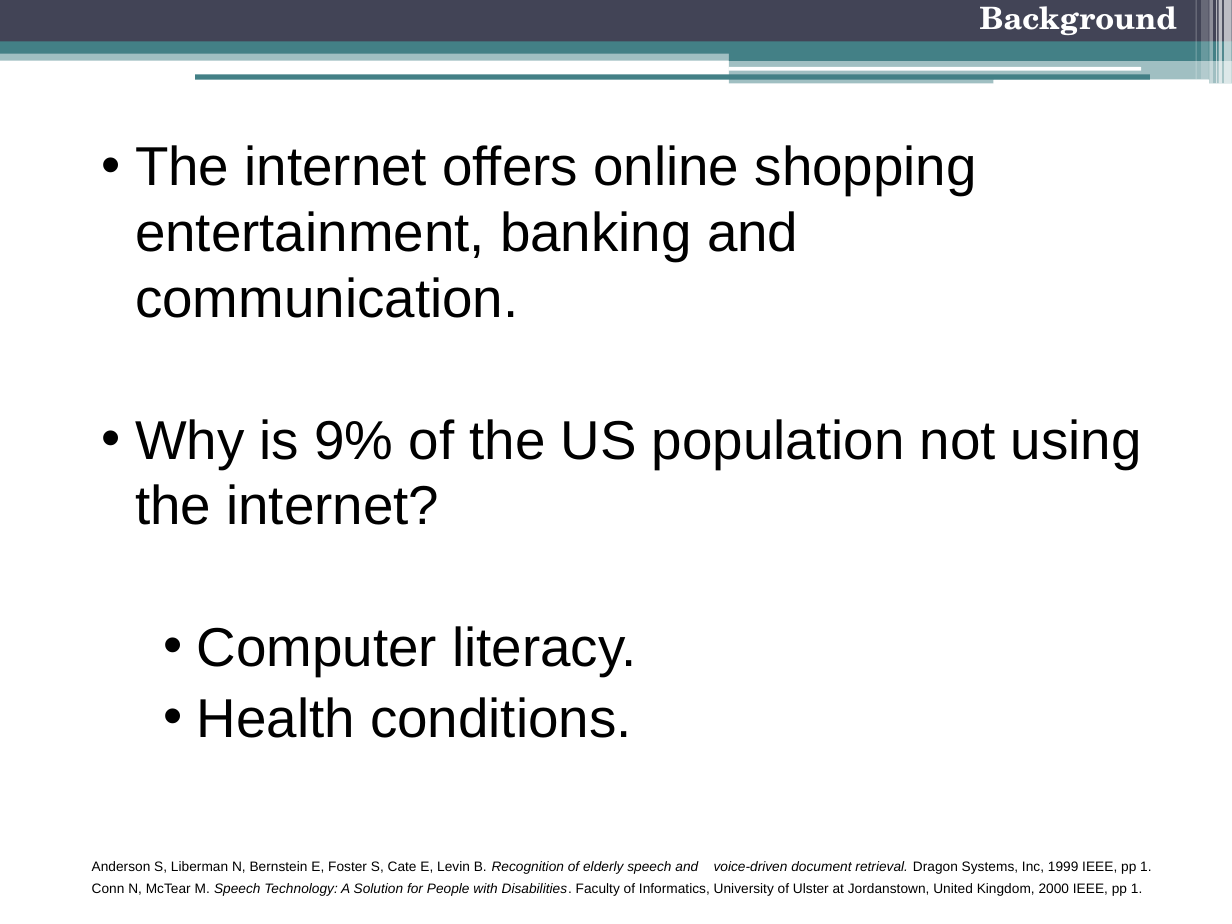
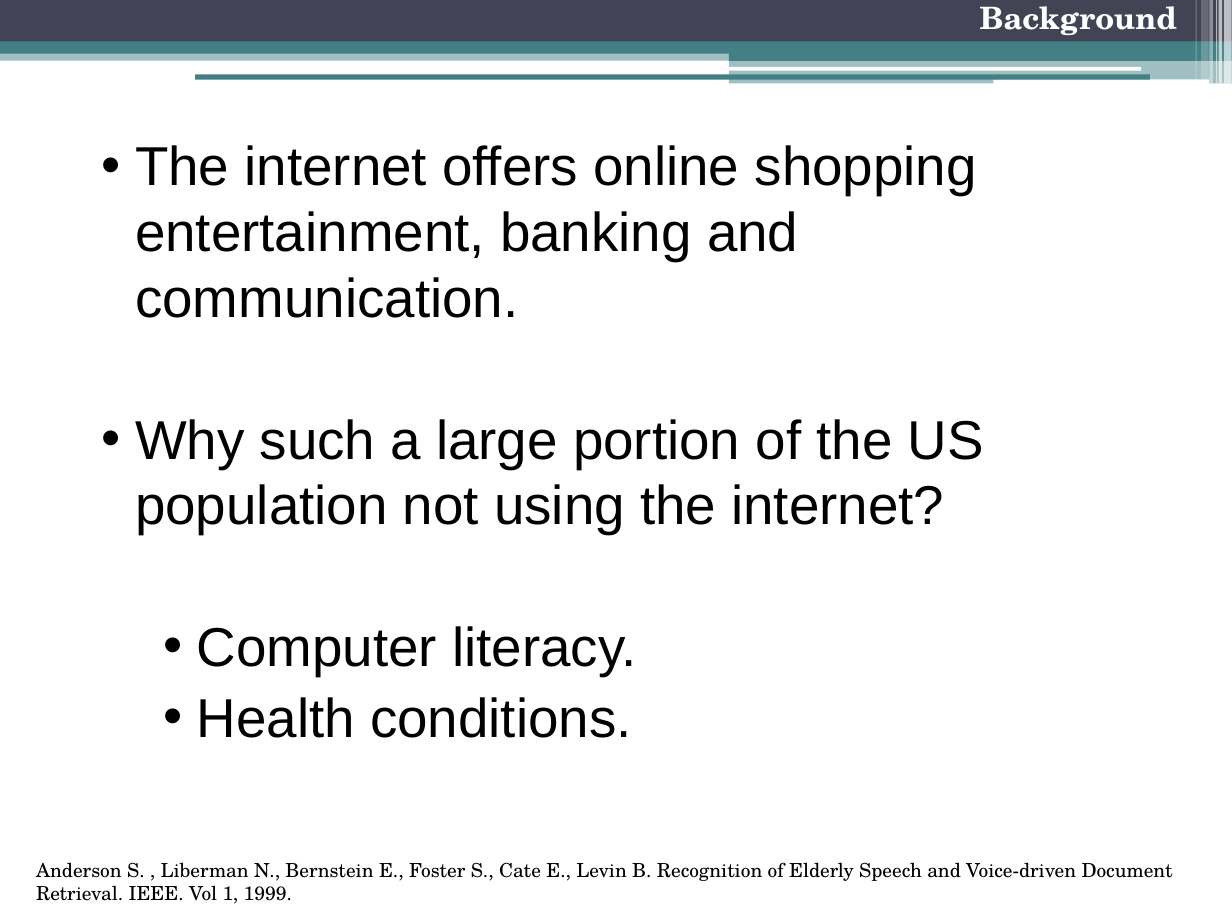
Before and after one commit to freecole/Lab-project, a slide deck: slide 4 of Presentation/5 Nov/Final Presentation.pptx. Drawn at 1232x924 pixels with LibreOffice and Linux fonts; fonts in the diff are those of the drawing. Boxes give left, top, right and bottom in pixels: in the first picture for what was removed or moved away, otherwise in the second. Text is boxed around its words. In the diff, an @@ line names an element or a change of style, - is before the commit and + after.

```diff
--- a/Presentation/5 Nov/Final Presentation.pptx
+++ b/Presentation/5 Nov/Final Presentation.pptx
@@ text at bbox=[135, 419, 984, 534]: text changed @@
-  • Why is 9% of the US population not using the internet?
+  • Why such a large portion of the US population not using the internet?
@@ text at bbox=[36, 862, 1173, 904]: text changed; size 8 to 11.2 pt; font Arial to TeX Gyre Schola @@
-  Anderson S, Liberman N, Bernstein E, Foster S, Cate E, Levin B. Recognition of elderly speech and voice-driven document retrieval. Dragon Systems, Inc, 1999 IEEE, pp 1.
-  Conn N, McTear M. Speech Technology: A Solution for People with Disabilities. Faculty of Informatics, University of Ulster at Jordanstown, United Kingdom, 2000 IEEE, pp 1.
+Anderson S. , Liberman N., Bernstein E., Foster S., Cate E., Levin B. Recognition of Elderly Speech and Voice-driven Document Retrieval. IEEE. Vol 1, 1999.
```
Also in this commit, not shown: 1 other slide changed.
